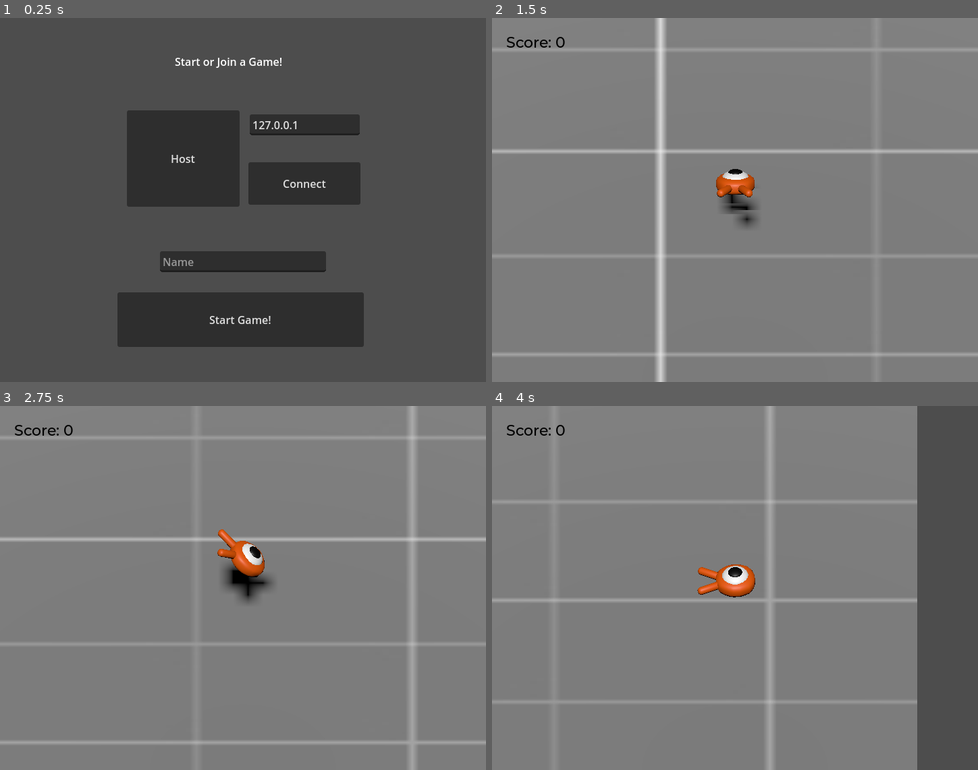
Above: before the commit, frames 1-4 (two rows, left to right).
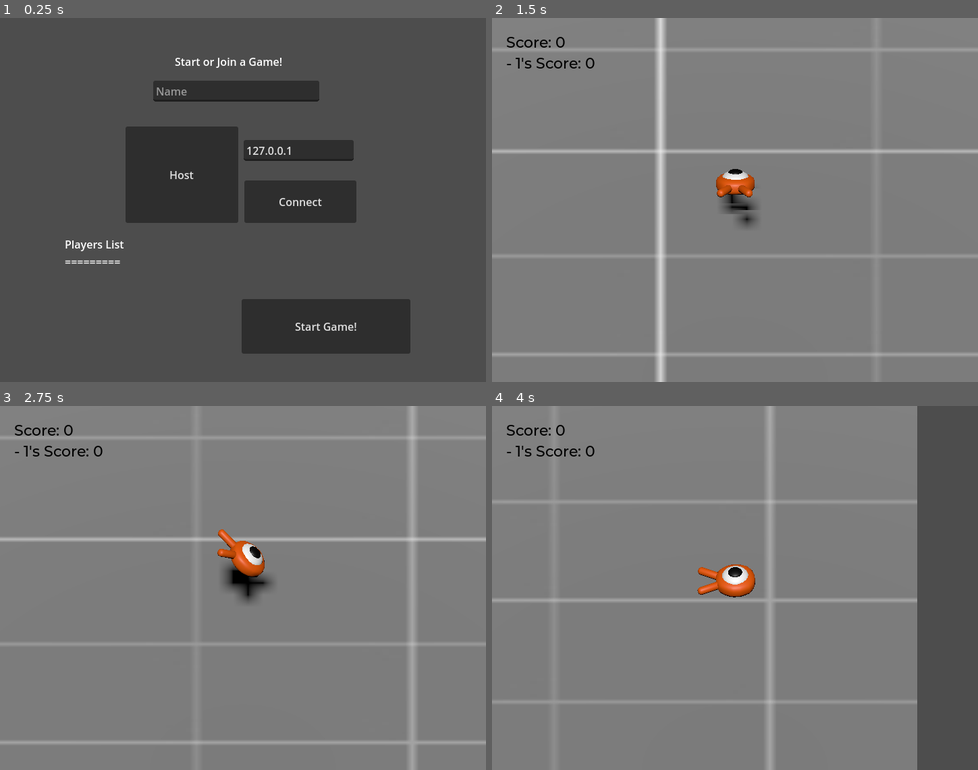
Above: after the commit, the same moments.

Repository: WolfangT/godot-tutorial-3d
Game: Godot game, scene res://main.tscn
Two runs of this game, one before a commit and one after it. Both use one fixed random seed, a clock stepped at 60 frames per second and the inputs below.
Inputs:
- Up to frame 1 (0.25 s): no input
- Up to frame 2 (1.5 s): click "Host" at 0.5 s; click "Start Game!" at 1.25 s
- Up to frame 3 (2.75 s): tap Enter (ui_accept) at 2 s; hold D (move_right) from 2.03 s (still down); tap Space (jump) at 2.27 s
- Up to frame 4 (4 s): release D (move_right) at 2.78 s; hold S (move_back) 2.78-3.53 s; tap Space (jump) at 3.02 s; hold D (move_right) from 3.53 s (still down)

The runs differ from the first frame. In frame 1, 18% of the frame differs, in the area x 13-85%, y 17-93%; in frame 2, 0.2%; in frame 3, 0.2%; in frame 4, 0.2%.

Commit message:
updates for online score

Diff:
--- a/main.gd
+++ b/main.gd
@@ -3,7 +3,7 @@
 
 # Called when the node enters the scene tree for the first time.
 func _ready() -> void:
-	if OS.has_feature("dedicated_server"):
+	if OS.has_feature("dedicated_server") or DisplayServer.get_name() == "headless":
 		GameManager.DedicatedServer = true
 		RenderingServer.render_loop_enabled = false
 	else:
--- a/main_game.gd
+++ b/main_game.gd
@@ -8,10 +8,10 @@
 
 func _ready():
 	$MultiplayerSynchronizer.set_multiplayer_authority(1)
-	_reset()
+	_reset.rpc()
 
 func _process(_delta) -> void:
-	if playing:
+	if playing and GameManager.Players.has(multiplayer.get_unique_id()):
 		var local_manager = GameManager.Players[multiplayer.get_unique_id()]
 		if local_manager.alive:
 			$CameraPivot.position = local_manager.model.position
@@ -28,6 +28,8 @@
 		var located = false
 		var current_player = player_scene.instantiate()
 		current_player.get_multiplayer_authority_id = _id
+		if GameManager.Players[_id].model != null:
+			GameManager.Players[_id].model.queue_free()
 		GameManager.Players[_id].model = current_player
 		GameManager.Players[_id].alive = true
 		current_player.jump.connect(_on_player_jump.bind(current_player))
@@ -47,7 +49,12 @@
 	var mob = mob_scene.instantiate()
 	var mob_spawn_location = get_node("SpawnPath/SpawnLocation")
 	mob_spawn_location.progress_ratio = randf()
-	var player_position = get_alive_players().pick_random().position
+	var players = get_alive_players()
+	var player_position: Vector3
+	if len(players) == 0:
+		player_position = Vector3.ZERO
+	else:
+		player_position = players.pick_random().position
 	mob.initialize(mob_spawn_location.position, player_position)
 	mob.squashed.connect($UserInterface/ScoreLabel._on_mob_squashed)
 	mob.squashed.connect(_on_mob_squashed.bind(mob))
@@ -58,10 +65,6 @@
 	player.queue_free()
 	$LooseSound.global_position = player.global_position
 	$LooseSound.play()
-	if len(get_alive_players()) == 0:
-		$MobTimer.stop()
-		$UserInterface/Retry.show()
-		playing = false
 
 func _unhandled_input(event):
 	if event.is_action_pressed("ui_accept") and $UserInterface/Retry.visible:
@@ -72,7 +75,8 @@
 	$JumpSound.global_position = player.global_position
 	$JumpSound.play()
 
-func _on_mob_squashed(mob) -> void:
+func _on_mob_squashed(player_id, mob) -> void:
+	# GameManager.Players[player_id].score += 1
 	$JumpSound.global_position = mob.global_position
 	$ScoreSound.play()
 
@@ -83,6 +87,10 @@
 	for i in GameManager.Players:
 		if GameManager.Players[i].alive:
 			alive_players.append(GameManager.Players[i].model)
+	if len(alive_players) == 0:
+		$MobTimer.stop()
+		$UserInterface/Retry.show()
+		playing = false
 	return alive_players
 
 
--- a/mob.gd
+++ b/mob.gd
@@ -33,6 +33,6 @@
 func _on_visible_on_screen_notifier_3d_screen_exited() -> void:
     queue_free()
 
-func squash(bounce_impulse):
-    squashed.emit()
+func squash(bounce_impulse, player_id):
+    squashed.emit(player_id)
     velocity.y = - bounce_impulse
--- a/online_screen.gd
+++ b/online_screen.gd
@@ -16,6 +16,7 @@
 func _ready() -> void:
 	multiplayer.peer_connected.connect(peer_connected)
 	multiplayer.peer_disconnected.connect(peer_disconnected)
+	multiplayer.server_disconnected.connect(server_disconnected)
 	multiplayer.connected_to_server.connect(connected_to_server)
 	multiplayer.connection_failed.connect(connection_failed)
 	if GameManager.DedicatedServer:
@@ -32,6 +33,7 @@
 
 func peer_disconnected(id: int):
 	print("Player Disconnected: %s" % id)
+	RemovePlayerInformation.rpc(id)
 
 func connected_to_server():
 	print("Connected to Server")
@@ -39,6 +41,12 @@
 
 func connection_failed():
 	print("Connection Failed")
+
+func server_disconnected():
+	print("Server Disconected")
+	get_tree().root.get_node("MainGame").playing = false
+	get_tree().root.get_node("MainGame").queue_free()
+	get_tree().change_scene_to_file("res://main.tscn")
 
 @rpc("any_peer", "call_remote")
 func SendPlayerInformation(id: int, _name: String):
@@ -53,6 +61,16 @@
 	if multiplayer.is_server():
 		for i in GameManager.Players:
 			SendPlayerInformation.rpc(i, GameManager.Players[i].name)
+	update_player_list()
+
+@rpc("any_peer", "call_local")
+func RemovePlayerInformation(id: int):
+	if GameManager.Players.has(id):
+		if GameManager.Players[id].model != null:
+			GameManager.Players[id].model.queue_free()
+		GameManager.Players.erase(id)
+	update_player_list()
+
 
 @rpc("any_peer", "call_local")
 func StartGame():
@@ -68,6 +86,18 @@
 	multiplayer.set_multiplayer_peer(peer)
 	print("Waiting for Players!")
 
+func update_player_list():
+	var players_text = "Players List\n========\n"
+	for id in GameManager.Players:
+		if GameManager.Players[id].name == null or  GameManager.Players[id].name == "":
+			players_text += "- %s" % id
+		else:
+			players_text += "- %s" % GameManager.Players[id].name
+		if id == 1:
+			players_text += " (host)"
+		players_text += "\n"
+	$PlayersList.text = players_text
+
 # callbacks
 
 func _on_host_button_pressed() -> void:
--- a/online_screen.tscn
+++ b/online_screen.tscn
@@ -13,10 +13,10 @@
 
 [node name="IPLine" type="LineEdit" parent="."]
 layout_mode = 0
-offset_left = 370.0
-offset_top = 143.0
-offset_right = 533.0
-offset_bottom = 174.0
+offset_left = 361.0
+offset_top = 181.0
+offset_right = 524.0
+offset_bottom = 212.0
 text = "127.0.0.1"
 placeholder_text = "xxx.xxx.xxx.xxx"
 
@@ -30,35 +30,44 @@
 
 [node name="HostButton" type="Button" parent="."]
 layout_mode = 0
-offset_left = 188.0
-offset_top = 137.0
-offset_right = 355.0
-offset_bottom = 280.0
+offset_left = 186.0
+offset_top = 161.0
+offset_right = 353.0
+offset_bottom = 304.0
 text = "Host"
 
 [node name="ConnectButton" type="Button" parent="."]
 layout_mode = 0
-offset_left = 368.0
-offset_top = 214.0
-offset_right = 534.0
-offset_bottom = 277.0
+offset_left = 362.0
+offset_top = 241.0
+offset_right = 528.0
+offset_bottom = 304.0
 text = "Connect"
 
 [node name="StartButton" type="Button" parent="."]
 layout_mode = 0
-offset_left = 174.0
-offset_top = 407.0
-offset_right = 539.0
-offset_bottom = 488.0
+offset_left = 358.0
+offset_top = 417.0
+offset_right = 608.0
+offset_bottom = 498.0
 text = "Start Game!"
 
 [node name="NameLine" type="LineEdit" parent="."]
 layout_mode = 0
-offset_left = 237.0
-offset_top = 346.0
-offset_right = 483.0
-offset_bottom = 377.0
+offset_left = 227.0
+offset_top = 93.0
+offset_right = 473.0
+offset_bottom = 124.0
 placeholder_text = "Name"
+
+[node name="PlayersList" type="Label" parent="."]
+layout_mode = 0
+offset_left = 96.0
+offset_top = 324.0
+offset_right = 342.0
+offset_bottom = 510.0
+text = "Players List
+========="
 
 [connection signal="pressed" from="HostButton" to="." method="_on_host_button_pressed"]
 [connection signal="pressed" from="ConnectButton" to="." method="_on_connect_button_pressed"]
--- a/player.gd
+++ b/player.gd
@@ -85,7 +85,7 @@
 		if collision.get_collider().is_in_group("mob"):
 			var mob = collision.get_collider()
 			if Vector3.UP.dot(collision.get_normal()) > 0.3:
-				mob.squash(bounce_impulse)
+				mob.squash(bounce_impulse,  multiplayer.get_unique_id())
 				target_velocity.y = bounce_impulse
 				break
 	# Moving the Character
--- a/score_label.gd
+++ b/score_label.gd
@@ -3,13 +3,22 @@
 var score = 0
 
 @rpc("any_peer", "call_local")
-func _update(_score):
-    text = "Score: %s" % _score
+func _update(_score, _player_id=null):
+	if _player_id != null:
+		GameManager.Players[_player_id].score +=1
+	text = "Score: %s\n" % _score
+	for id in GameManager.Players:
+		if GameManager.Players[id].name == null or  GameManager.Players[id].name == "":
+			text += "- %s's Score: " % id
+		else:
+			text += "- %s's Score: " % GameManager.Players[id].name
+		text += str(GameManager.Players[id].score)
+		text += "\n"
 
 @rpc("any_peer", "call_local")
-func _increment_score() -> void:
-    score += 1
-    _update.rpc(score)
+func _increment_score(_player_id) -> void:
+	score += 1
+	_update.rpc(score, _player_id)
 
-func _on_mob_squashed() -> void:
-    _increment_score.rpc_id(1)
+func _on_mob_squashed(_player_id) -> void:
+	_increment_score.rpc_id(1, _player_id)
